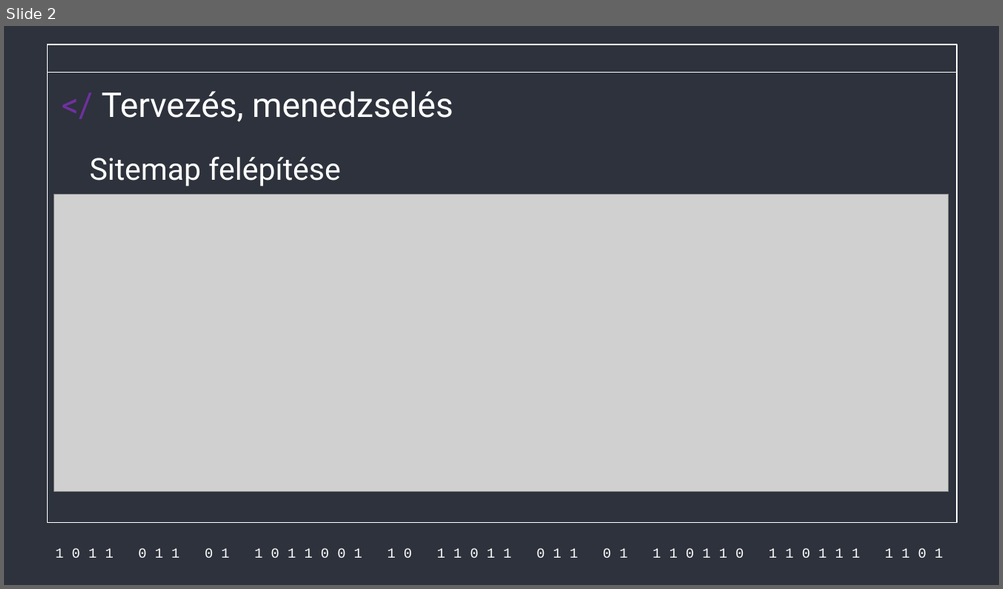
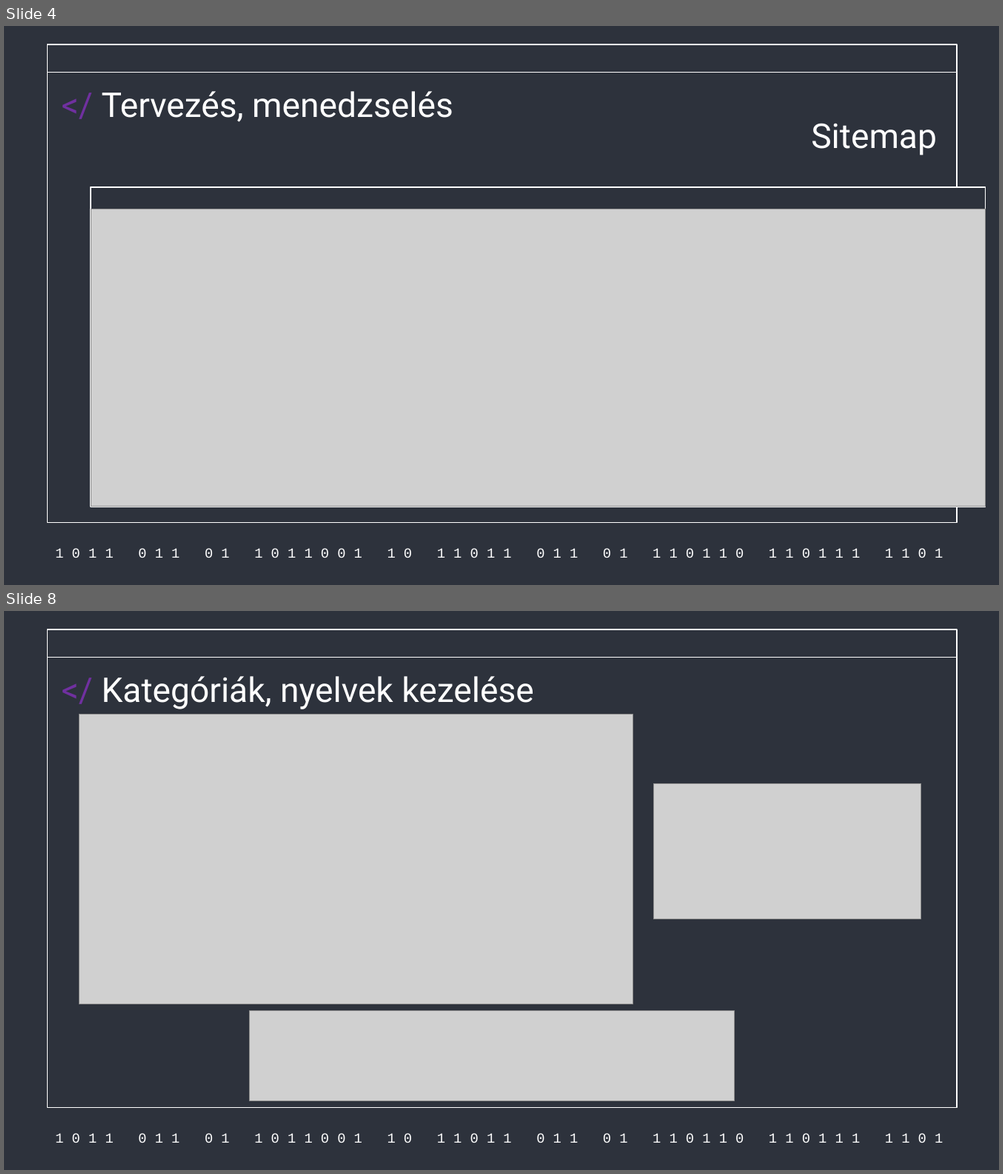
Before and after one commit to Acsilaa/dusza2024-25, a slide deck: gál része.pptx. Shown one above the other, each under a label of ours: slide 2 before the commit, slides 4 and 8 after it; the slides between them are not shown. The pictures are 1003x589 and 1003x1174 pixels, drawn with LibreOffice and Linux fonts; fonts in the diff are those of the drawing; grey boxes stand for pictures. Boxes give left, top, right and bottom in pixels: in the first picture for what was removed or moved away, otherwise in the second. Text is boxed around its words. In the diff, an @@ line names an element or a change of style, - is before the commit and + after.

```diff
--- a/gál része.pptx
+++ b/gál része.pptx
@@ slide 8 added at [4, 611, 999, 1170], background #2D323C; not listed: 3 template elements that a slide beside it also shows @@
@@ title added at [102, 676, 534, 709], 33 pt, text #FFFFFF @@
+</ Kategóriák, nyelvek kezelése
@@ picture added at [79, 715, 633, 1005] @@
@@ picture added at [654, 784, 921, 919] @@
@@ picture added at [250, 1011, 734, 1101] @@
@@ what was slide 2 is now slide 4 @@
@@ slide 4 changed as well @@
@@ title "Sitemap" at [811, 123, 936, 156]: vertical alignment bottom to top @@
@@ title at [811, 123, 936, 156]: text changed; size 29.3 to 33 pt @@
-Sitemap felépítése
+Sitemap
@@ rectangle added at [91, 187, 985, 507], fill #2D323C, outline #FFFFFF 1 pt @@
@@ picture: place and size @@
-picture at [54, 194, 948, 491]
+picture at [91, 210, 985, 507]
```
Also in this commit, not shown: 3 other slides changed, 3 other slides added, 3 slides removed.
